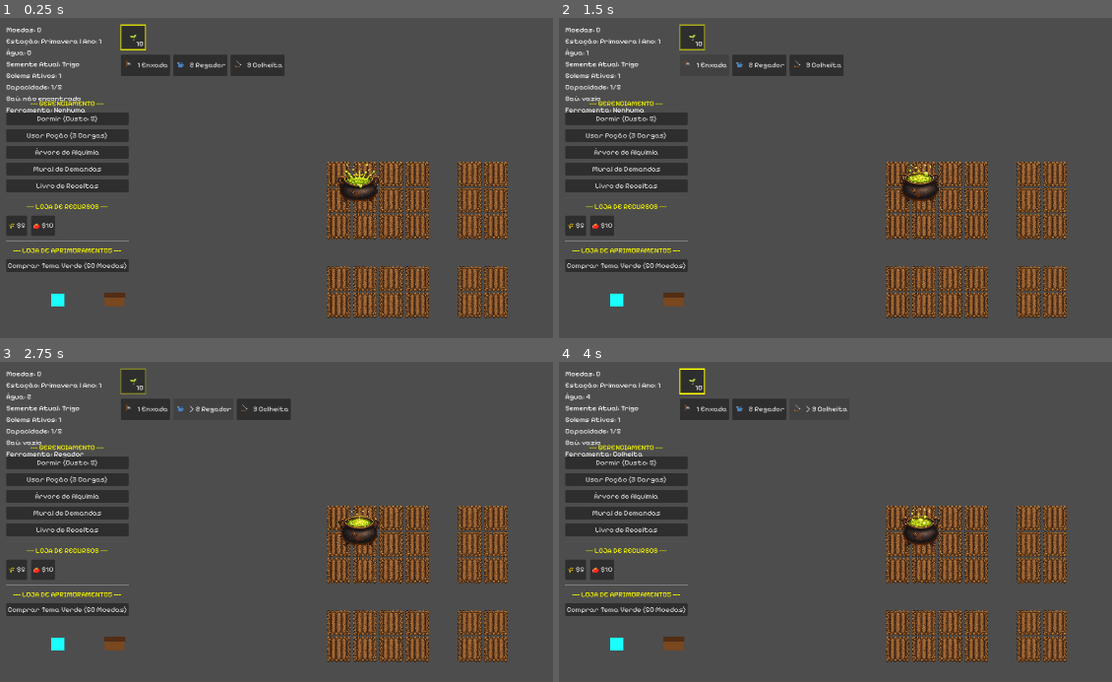
Above: before the commit, frames 1-4 (two rows, left to right).
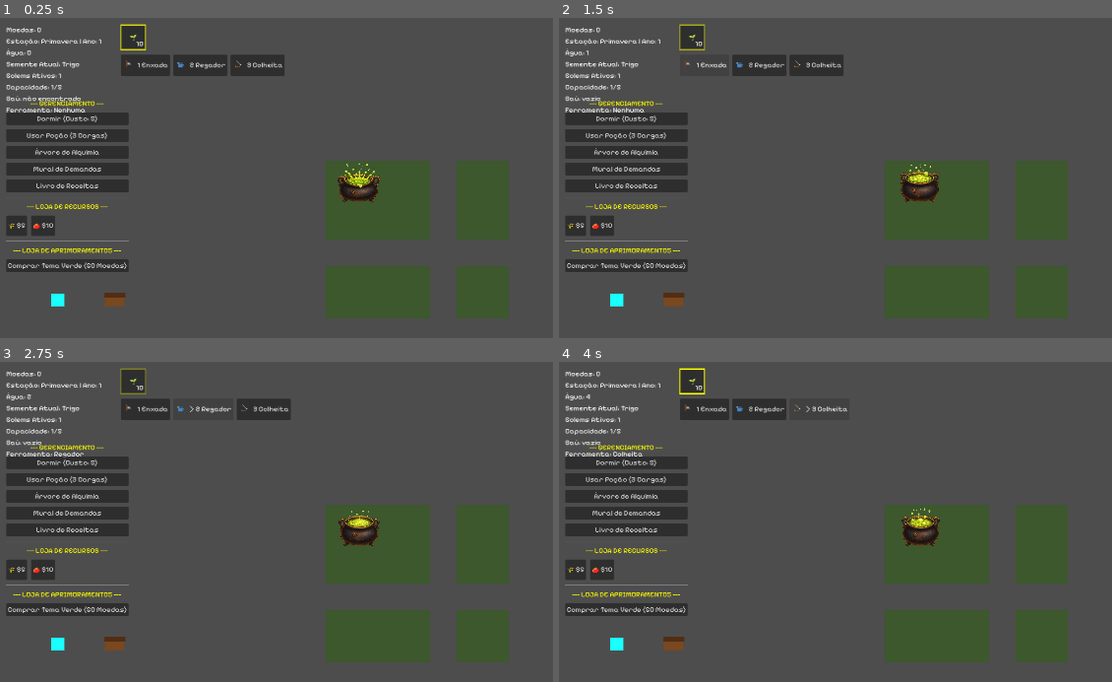
Above: after the commit, the same moments.

Repository: LeandroSatsuki/Cauldron-Crops
Game: Godot game, scene res://Scenes/Main.tscn
Two runs of this game, one before a commit and one after it. Both use one fixed random seed, a clock stepped at 60 frames per second and the inputs below.
Inputs:
- Up to frame 1 (0.25 s): no input
- Up to frame 2 (1.5 s): click "1 Enxada" at 0.5 s; click "> 1 Enxada" at 1.25 s
- Up to frame 3 (2.75 s): click "2 Regador" at 2 s
- Up to frame 4 (4 s): click "> 2 Regador" at 2.75 s; click "3 Colheita" at 3.5 s

The runs differ from the first frame. In frame 1, 11% of the frame differs, in the area x 58-92%, y 44-94%; in frame 2, 11%; in frame 3, 11%; in frame 4, 11%.

Commit message:
ui: melhora visual da area preparavel

Diff:
--- a/Scripts/FarmPlot.gd
+++ b/Scripts/FarmPlot.gd
@@ -5,6 +5,7 @@
 # Texturas futuras preparadas
 const TEX_SECA_ADUBADA = preload("res://Assets/seca_adubada.png")
 const TEX_MOLHADA_ADUBADA = preload("res://Assets/molhada_adubada.png")
+const COR_SOLO_NATURAL = Color(0.235294, 0.345098, 0.172549, 1.0)
 const GRID_SIZE = 64 # Tamanho padrao do tile
 const TOOL_NONE := 0
 const TOOL_HOE := 1
@@ -549,22 +550,28 @@
 		print("O tempo de crescimento acabou! Estado alterado para: PRONTO_PARA_COLHER.")
 
 func _atualizar_visual() -> void:
+	if color_rect:
+		color_rect.color = _obter_cor_base_solo()
 	if visual_regado:
-		visual_regado.visible = regado
+		visual_regado.visible = regado and (arado or estado_atual != State.VAZIO)
 	if has_node("SpriteTerra"):
+		$SpriteTerra.visible = _deve_mostrar_textura_terra()
 		$SpriteTerra.texture = _obter_textura_terra()
-	match estado_atual:
-		State.VAZIO:
-			color_rect.color = Color(0, 0, 0, 0)
-		State.CRESCENDO:
-			color_rect.color = Color(0, 0, 0, 0)
-		State.PRONTO_PARA_COLHER:
-			color_rect.color = Color(0, 0, 0, 0)
 
 func _obter_textura_terra() -> Texture2D:
 	if arado:
 		return TEX_MOLHADA_ADUBADA if regado else TEX_SECA_ADUBADA
 	return TEX_MOLHADA if regado else TEX_SECA
+
+func _obter_cor_base_solo() -> Color:
+	if estado_atual == State.VAZIO and not arado:
+		return COR_SOLO_NATURAL
+	return Color(0, 0, 0, 0)
+
+func _deve_mostrar_textura_terra() -> bool:
+	if estado_atual == State.VAZIO and not arado:
+		return false
+	return true
 
 func atualizar_visual_planta(semente_id: String, estagio_crescimento: int):
 	if semente_id == "":
Not shown, changed: docs/CHANGELOG.md
Not shown, changed: docs/DECISIONS.md
Not shown, changed: docs/FARM_SYSTEM_V2.md
Not shown, changed: docs/ROADMAP.md
